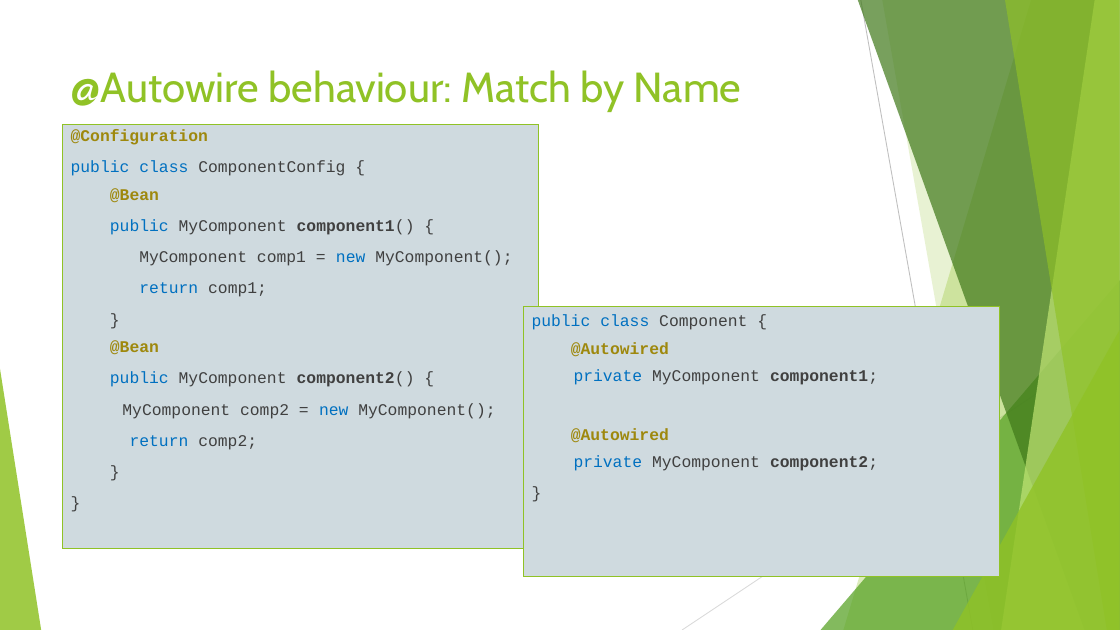
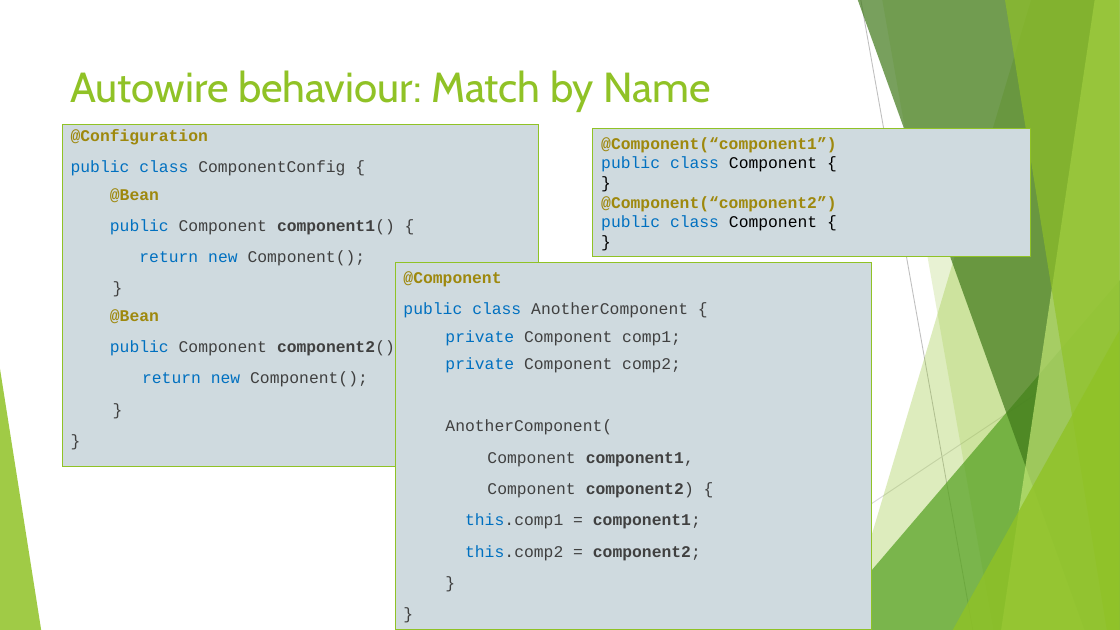
Before and after one commit to ybensman/SpringDemo, a slide deck: slide 33 of Spring_Beginners_1_SpringBootAndCore.pptx. Drawn at 1120x630 pixels with LibreOffice and Linux fonts; fonts in the diff are those of the drawing. Boxes give left, top, right and bottom in pixels: in the first picture for what was removed or moved away, otherwise in the second. Text is boxed around its words. In the diff, an @@ line names an element or a change of style, - is before the commit and + after.

```diff
--- a/Spring_Beginners_1_SpringBootAndCore.pptx
+++ b/Spring_Beginners_1_SpringBootAndCore.pptx
@@ title at (x1=71, y1=70, x2=712, y2=112): text changed @@
-@Autowire behaviour: Match by Name
+Autowire behaviour: Match by Name
@@ text "@Configuration" resized from (x1=62, y1=125, x2=539, y2=549) to (x1=62, y1=125, x2=539, y2=467) @@
@@ rectangle added at (x1=593, y1=129, x2=1031, y2=255), fill #CFDADF, outline #90C226 0.75 pt, 14 pt, text #9E880D, bold @@
+@Component(“component1”)
+public class Component {
+}
+@Component(“component2”)
+public class Component {
+}
@@ text at (x1=110, y1=219, x2=395, y2=266): text changed @@
-public MyComponent component1() {
-MyComponent comp1 = new MyComponent();
-return comp1;
+public Component component1() {
+return new Component();
@@ text in rectangle at (x1=395, y1=263, x2=872, y2=630): paragraph added @@
+}
@@ rectangle "@Component" resized from (x1=523, y1=306, x2=1001, y2=577) to (x1=395, y1=263, x2=872, y2=630) @@
@@ text in rectangle at (x1=403, y1=271, x2=701, y2=561): text changed @@
-public class Component {
-@Autowired
-private MyComponent component1;
-@Autowired
-private MyComponent component2;
+@Component
+public class AnotherComponent {
+private Component comp1;
+private Component comp2;
+AnotherComponent(
+Component component1,
+Component component2) {
+this.comp1 = component1;
+this.comp2 = component2;
@@ text at (x1=110, y1=340, x2=395, y2=387): text changed @@
-public MyComponent component2() {
-MyComponent comp2 = new MyComponent();
-return comp2;
+public Component component2() {
+return new Component();
```
Also in this commit, not shown: 12 other slides changed.
